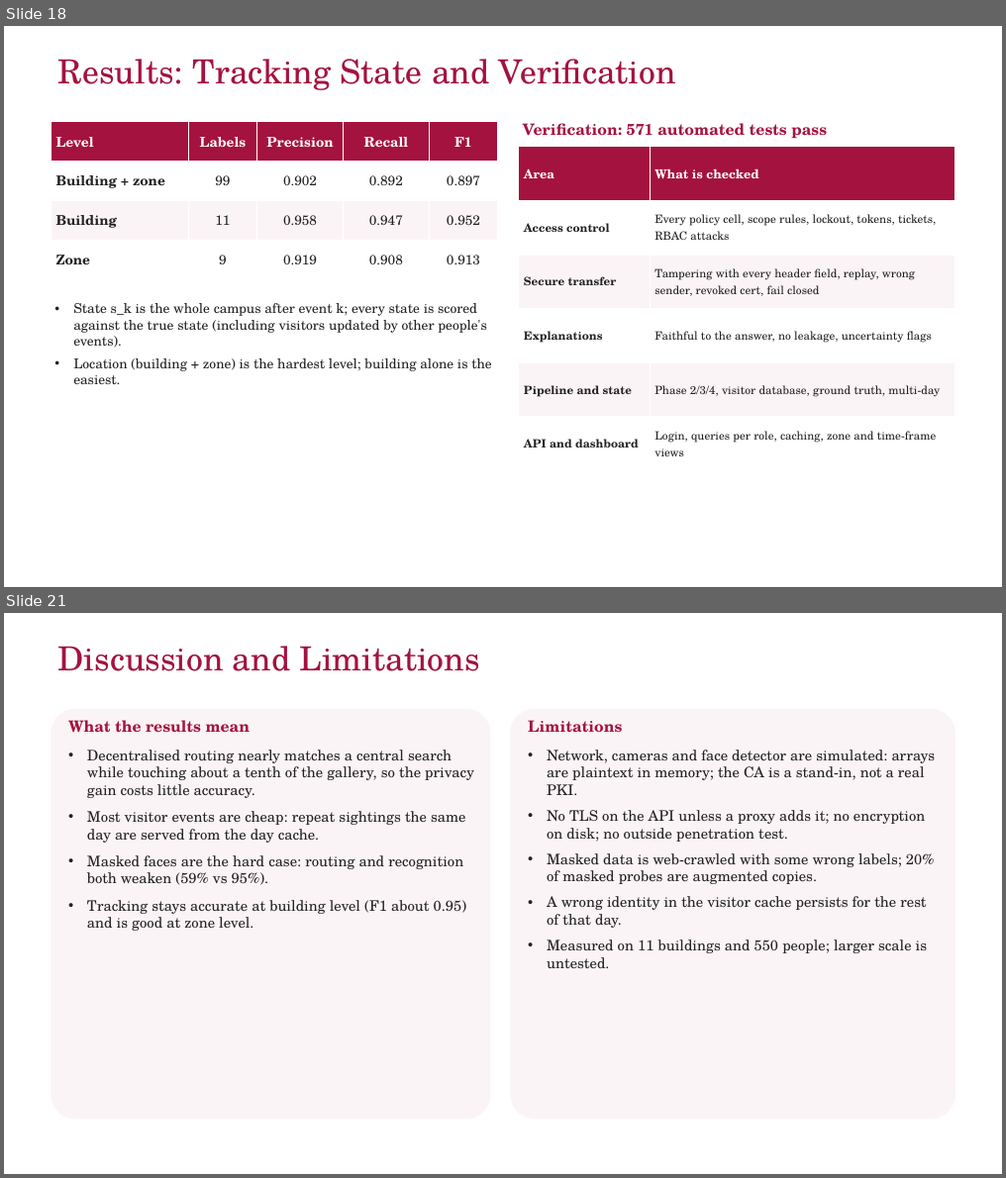
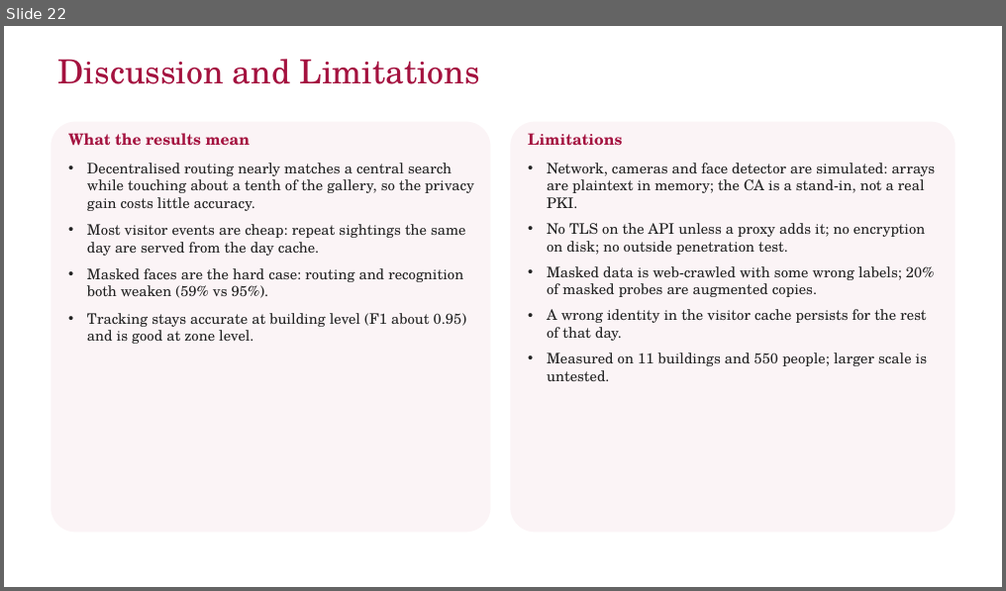
Before and after one commit to yadhu-vipin/Occupant_Tracking_v2, a slide deck: final_review/S7_Final_Review_Group_C3.pptx. Shown one above the other, each under a label of ours: slides 18 and 21 before the commit, slide 22 after it; the slides between them are not shown. The pictures are 1006x1178 and 1006x591 pixels, drawn with LibreOffice and Linux fonts; fonts in the diff are those of the drawing; background and template pictures are left out. Boxes give left, top, right and bottom in pixels: in the first picture for what was removed or moved away, otherwise in the second. Text is boxed around its words. In the diff, an @@ line names an element or a change of style, - is before the commit and + after.

```diff
--- a/final_review/S7_Final_Review_Group_C3.pptx
+++ b/final_review/S7_Final_Review_Group_C3.pptx
@@ slide 18 removed at (4,26,1002,587), background #FFFFFF @@
@@ title removed at (58,59,676,90) @@
-Results: Tracking State and Verification
@@ table removed at (51,122,498,279), 4 rows, 5 columns @@
-Level | Labels | Precision | Recall | F1
-Building + zone | 99 | 0.902 | 0.892 | 0.897
-Building | 11 | 0.958 | 0.947 | 0.952
-Zone | 9 | 0.919 | 0.908 | 0.913
@@ text removed at (523,123,827,139) @@
-Verification: 571 automated tests pass
@@ table removed at (519,147,955,471), 6 rows, 2 columns @@
-Area | What is checked
-Access control | Every policy cell, scope rules, lockout, tokens, tickets, RBAC attacks
-Secure transfer | Tampering with every header field, replay, wrong sender, revoked cert, fail closed
-Explanations | Faithful to the answer, no leakage, uncertainty flags
-Pipeline and state | Phase 2/3/4, visitor database, ground truth, multi-day
-API and dashboard | Login, queries per role, caching, zone and time-frame views
@@ text removed at (73,303,491,384) @@
-• State s_k is the whole campus after event k; every state is scored against the true state (including visitors updated by other people's events).
-• Location (building + zone) is the hardest level; building alone is the easiest.
@@ page number removed at (4,561,51,587) @@
-18
@@ what was slide 21 is now slide 22 @@
```
Also in this commit, not shown: 11 slides changed, 5 slides added, 3 other slides removed, 20 other files.
